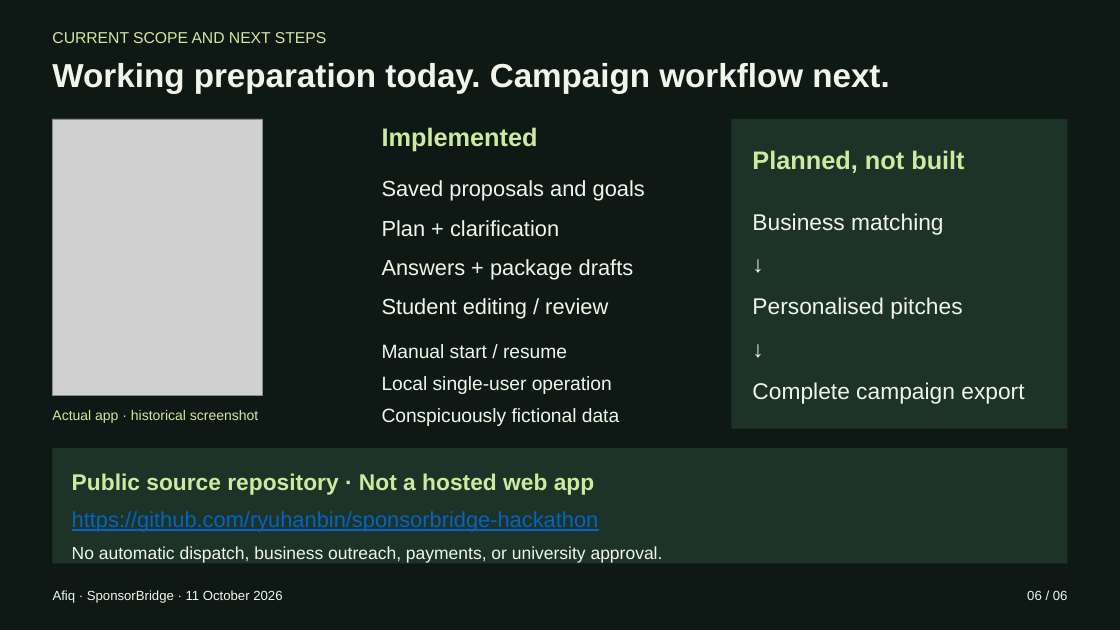
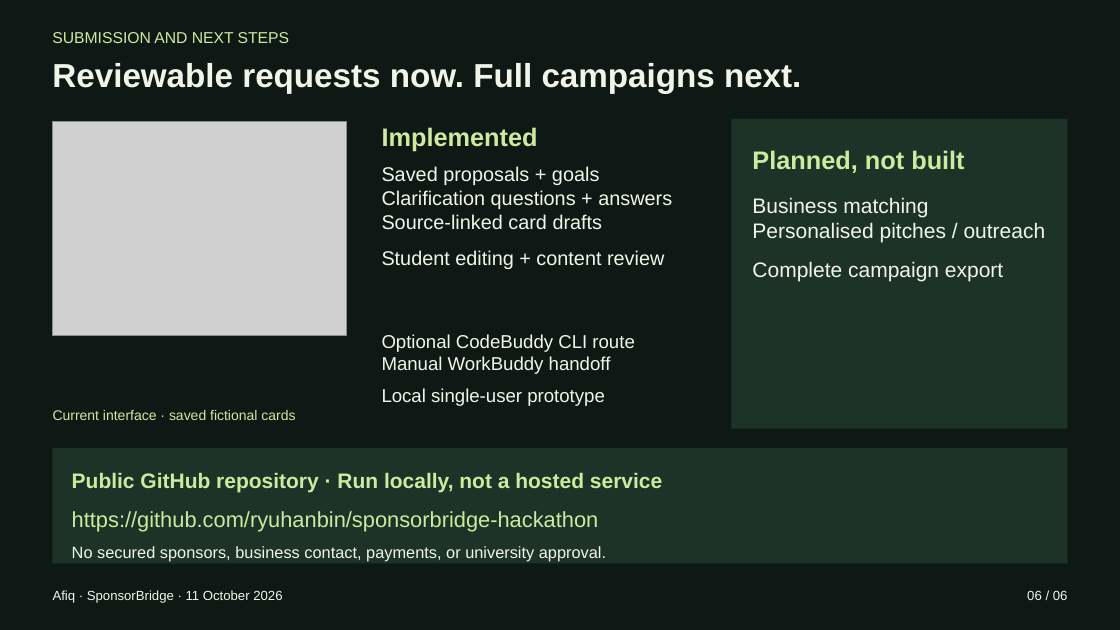
Before and after one commit to ryuhanbin/sponsorbridge-hackathon, a slide deck: slide 6 of slides/SponsorBridge-pitch.pptx. Drawn at 1120x630 pixels with LibreOffice and Linux fonts; fonts in the diff are those of the drawing; grey boxes stand for pictures. Boxes give left, top, right and bottom in pixels: in the first picture for what was removed or moved away, otherwise in the second. Text is boxed around its words. In the diff, an @@ line names an element or a change of style, - is before the commit and + after.

```diff
--- a/slides/SponsorBridge-pitch.pptx
+++ b/slides/SponsorBridge-pitch.pptx
@@ text at bbox=[52, 32, 289, 43]: text changed @@
-CURRENT SCOPE AND NEXT STEPS
+SUBMISSION AND NEXT STEPS
@@ text at bbox=[52, 63, 801, 93]: text changed @@
-Working preparation today. Campaign workflow next.
+Reviewable requests now. Full campaigns next.
@@ picture: place and size @@
-picture at bbox=[52, 119, 262, 396]
+picture at bbox=[52, 121, 346, 335]
@@ text at bbox=[382, 166, 672, 269]: text changed; size 18.8 to 17 pt @@
-Saved proposals and goals
-Plan + clarification
-Answers + package drafts
-Student editing / review
+Saved proposals + goals
+Clarification questions + answers
+Source-linked card drafts
+Student editing + content review
@@ text at bbox=[752, 197, 1046, 282]: text changed; size 19.5 to 18 pt @@
-Business matching
-↓
-Personalised pitches
-↓
-Complete campaign export
+Business matching
+Personalised pitches / outreach
+Complete campaign export
@@ text at bbox=[382, 334, 634, 406]: text changed; size 16.5 to 16 pt @@
-Manual start / resume
-Local single-user operation
-Conspicuously fictional data
+Optional CodeBuddy CLI route
+Manual WorkBuddy handoff
+Local single-user prototype
@@ text at bbox=[53, 410, 295, 420]: text changed @@
-Actual app · historical screenshot
+Current interface · saved fictional cards
@@ text at bbox=[72, 473, 662, 492]: text changed; size 19.5 to 18 pt @@
-Public source repository · Not a hosted web app
+Public GitHub repository · Run locally, not a hosted service
@@ text "https://github.com/ryuhanbin/sponsorbridge-hackathon" at bbox=[72, 511, 599, 532]: text colour #0563C1 to #CDEA9F, underline off @@
@@ text at bbox=[72, 546, 606, 562]: text changed; size 15 to 14 pt @@
-No automatic dispatch, business outreach, payments, or university approval.
+No secured sponsors, business contact, payments, or university approval.
```
Also in this commit, not shown: 3 other slides changed, 2 slides added, 2 slides removed.
